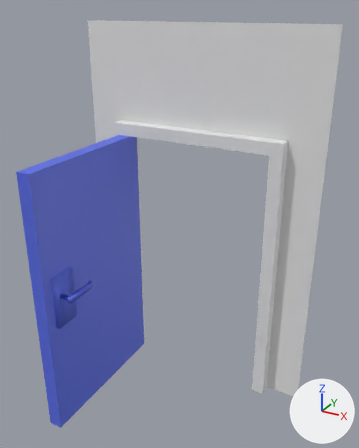
The FBX model Assets/Arts/Models/model_door_01_open.fbx as it was, and as the next commit left it.
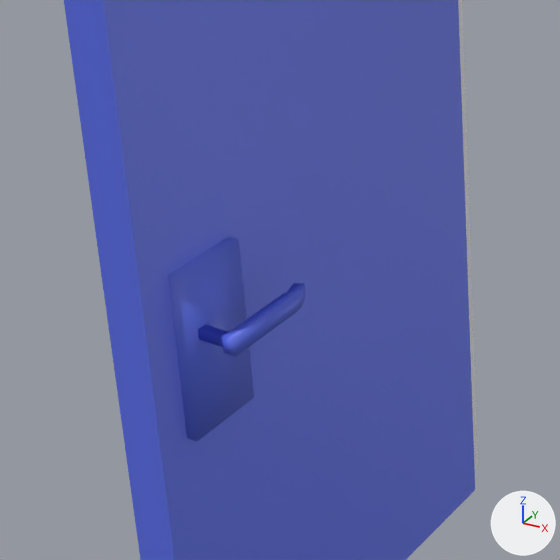
Old and new are each drawn whole from a 50 mm lens placed at (0.72, -3.42, 3.11), pointed at (-0.91, -0.46, 1.63) and again close up on the part from 0% to 47% of the width and 44% to 81% of the height. Lighting does not change. The marker at lower right points along +X, +Y and +Z. Where no turn or scale is listed for an object, it has been applied to the vertices.
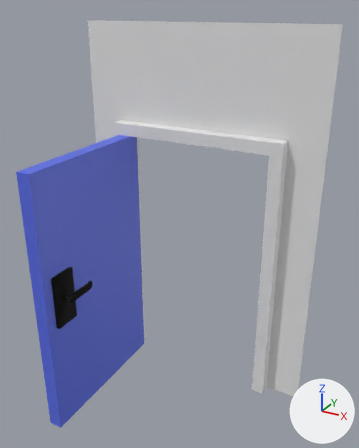
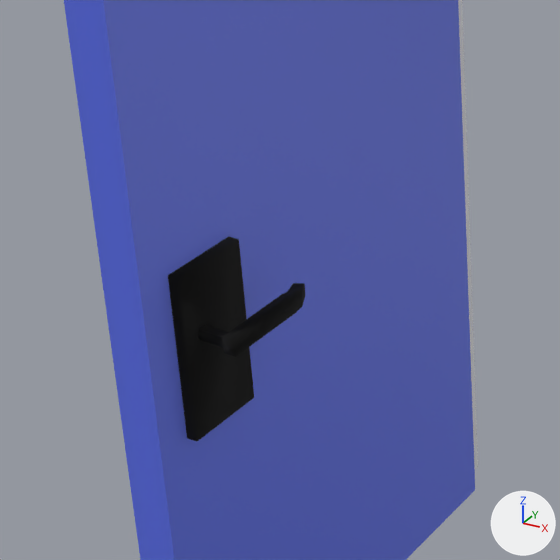
Edits to the bpy script that builds the scene:
```text
Add mat_material_001:
    mat_material_001 = principled_material('Material.001')
    mat_material_001.base_color = (0.0, 0.0, 0.0)  # black #000000
    mat_material_001.roughness = 1.0
Change me_plane_013:
    where me_plane_013.from_pydata(...)  # 64 vertices, 48 faces; spans x -2.0..0.0, y -1.24..0.1, z 0.0..3.0
    used by ob_plane_028; location = (0.0, 0.0, 0.0)
    me_plane_013 part 1: all 27 faces centred in x -1.58..-1.43, y -1.16..-0.85, z 0.91..1.33 switch from mat_material_002 (blue #596de7) to mat_material_001 (black #000000)
```

Changed parts and their boxes (x1, y1, x2, y2) in the close-ups (560 x 560 px):
part 1 of me_plane_013, recoloured (blue to black)
    both: (168, 237, 306, 442)
